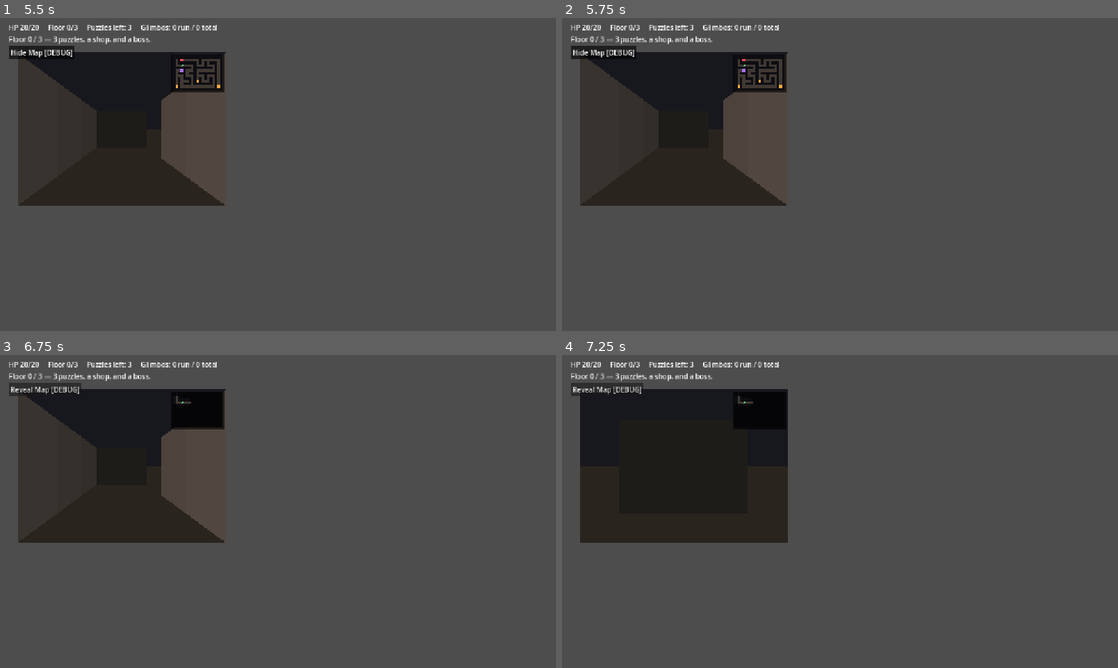
Above: before the commit, frames 1-4 (two rows, left to right).
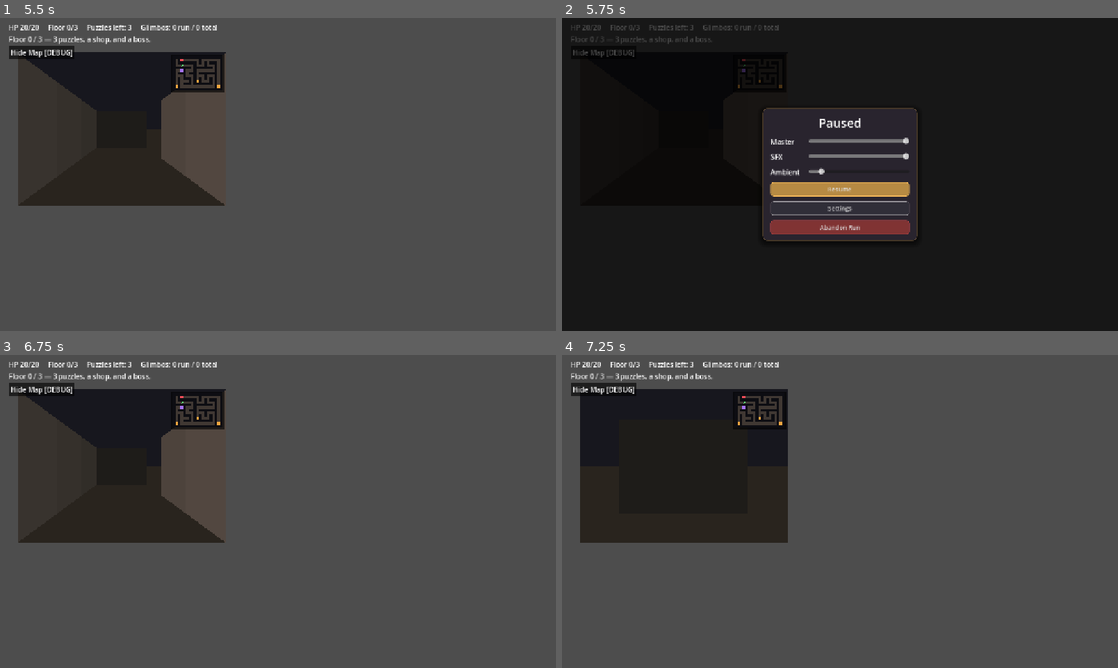
Above: after the commit, the same moments.

Repository: NickSanft/puzzle-dungeon-crawler
Game: Godot game, scene res://scenes/dungeon/run_scene.tscn
Same seed, same stepped clock (60 frames per second), same inputs: the game is played once before the commit and once after it. This scene is started directly instead of the project's main scene.
Inputs (mouse positions are in pixels of both pictures, inside the frame that each line leads up to):
- Up to frame 1 (5.5 s): click "Reveal Map [DEBUG]" at 0.5 s; click "Hide Map [DEBUG]" at 1.25 s; tap Enter at 2, 3.5, 5 s; move the mouse to (400, 158) at 2.02 s; hold D 2.03-2.78 s; tap E at 2.1, 3.05, 3.6, 4.55, 5.3 s; click (400, 158) at 2.17 s; tap Space at 2.75, 4.25 s; move the mouse to (166, 190) at 2.77 s; hold S 2.78-3.53 s; tap Q at 2.85 s; click (166, 190) at 2.92 s; move the mouse to (333, 105) at 3.52 s; hold D 3.53-4.28 s; click (333, 105) at 3.67 s; move the mouse to (250, 237) at 4.27 s; hold W 4.28-5.03 s; tap 1 at 4.35 s; click (250, 237) at 4.42 s; move the mouse to (444, 221) at 5.02 s; hold A from 5.03 s (still down); tap 9 at 5.1 s; click (444, 221) at 5.17 s
- Up to frame 2 (5.75 s): keep holding A; tap Escape at 5.65 s
- Up to frame 3 (6.75 s): release A at 5.75 s; click (278, 527) at 5.75 s, where only the run after the commit has a clickable "Resume"; tap Space at 6.5 s; move the mouse to (111, 464) at 6.52 s; hold A from 6.53 s (still down); tap 0 at 6.6 s; click (111, 464) at 6.67 s
- Up to frame 4 (7.25 s): keep holding A; tap E at 6.8 s

Frame 1 is identical in both runs. In frame 2, 94% of the frame differs, in the area x 0-100%, y 0-100%; in frame 3, 0.6%; in frame 4, 0.6%.

Commit message:
feat(ui): pause menu with volume sliders and abandon-run option

Diff:
--- a/scenes/dungeon/run_scene.gd
+++ b/scenes/dungeon/run_scene.gd
@@ -5,6 +5,7 @@
 const SudokuBoardScene := preload("res://scenes/puzzles/sudoku_board.tscn")
 const ShopScene := preload("res://scenes/ui/shop.tscn")
 const PuzzleChoiceScene := preload("res://scenes/ui/puzzle_choice.tscn")
+const PauseMenuScene := preload("res://scenes/ui/pause_menu.tscn")
 
 const FLOOR_NAMES := ["The Margin", "The Library", "The Ink Well"]
 const FLOOR_QUOTES := [
@@ -32,6 +33,8 @@
 var _puzzles_solved_on_floor: int = 0
 var _pending_reward_mult: float = 1.0
 var _resuming: bool = false
+var _paused: bool = false
+var _pause_menu: Control
 
 func _ready() -> void:
 	_dungeon = DungeonScene.instantiate()
@@ -81,6 +84,43 @@
 func _on_reveal_toggled(on: bool) -> void:
 	_dungeon.set_debug_reveal_all(on)
 	_reveal_btn.text = "Hide Map [DEBUG]" if on else "Reveal Map [DEBUG]"
+
+func _input(event: InputEvent) -> void:
+	if event is InputEventKey and event.pressed and event.keycode == KEY_ESCAPE:
+		if _paused:
+			_close_pause()
+		else:
+			_open_pause()
+		get_viewport().set_input_as_handled()
+
+func _open_pause() -> void:
+	if _paused:
+		return
+	_paused = true
+	_dungeon.set_active(false)
+	_pause_menu = PauseMenuScene.instantiate()
+	_pause_menu.resumed.connect(_close_pause)
+	_pause_menu.abandoned.connect(_abandon_run)
+	add_child(_pause_menu)
+
+func _close_pause() -> void:
+	if not _paused:
+		return
+	_paused = false
+	if _pause_menu != null and is_instance_valid(_pause_menu):
+		_pause_menu.queue_free()
+		_pause_menu = null
+	# Only re-enable dungeon if no puzzle/shop overlay is active.
+	if _current_board == null and _current_shop == null:
+		_dungeon.set_active(true)
+
+func _abandon_run() -> void:
+	_paused = false
+	if _pause_menu != null and is_instance_valid(_pause_menu):
+		_pause_menu.queue_free()
+	SaveSystem.clear_run()
+	Audio.stop_ambient()
+	get_tree().change_scene_to_file("res://scenes/ui/main.tscn")
 
 func _on_floor_started(floor_num: int, tiles: Array, triggers: Array, entrance: Vector2i) -> void:
 	_puzzles_solved_on_floor = 0
--- /dev/null
+++ b/scenes/ui/pause_menu.gd
@@ -0,0 +1,103 @@
+extends Control
+
+signal resumed
+signal abandoned
+
+func _ready() -> void:
+	var bg := ColorRect.new()
+	bg.anchor_right = 1.0
+	bg.anchor_bottom = 1.0
+	bg.color = Color(0, 0, 0, 0.7)
+	bg.mouse_filter = Control.MOUSE_FILTER_STOP
+	add_child(bg)
+
+	var center := CenterContainer.new()
+	center.anchor_right = 1.0
+	center.anchor_bottom = 1.0
+	add_child(center)
+
+	var panel := PanelContainer.new()
+	panel.add_theme_stylebox_override("panel",
+		PuzzleStyle.panel_style(PuzzleStyle.NONO_PANEL, PuzzleStyle.NONO_ACCENT))
+	center.add_child(panel)
+
+	var v := VBoxContainer.new()
+	v.add_theme_constant_override("separation", 12)
+	v.custom_minimum_size = Vector2(320, 0)
+	panel.add_child(v)
+
+	var title := Label.new()
+	title.text = "Paused"
+	title.add_theme_font_size_override("font_size", 28)
+	title.horizontal_alignment = HORIZONTAL_ALIGNMENT_CENTER
+	v.add_child(title)
+
+	_add_volume_slider(v, "Master", "_on_master_changed", _db_to_linear(AudioServer.get_bus_volume_db(0)))
+	_add_volume_slider(v, "SFX", "_on_sfx_changed", _db_to_linear(Audio._player.volume_db))
+	_add_volume_slider(v, "Ambient", "_on_ambient_changed", _db_to_linear(Audio._ambient.volume_db))
+
+	var resume_btn := Button.new()
+	resume_btn.text = "Resume"
+	PuzzleStyle.apply_button_style(resume_btn,
+		PuzzleStyle.button_style(PuzzleStyle.NONO_ACCENT.darkened(0.25), 0.18, PuzzleStyle.NONO_ACCENT))
+	resume_btn.pressed.connect(func(): resumed.emit())
+	v.add_child(resume_btn)
+
+	var settings_btn := Button.new()
+	settings_btn.text = "Settings"
+	PuzzleStyle.apply_button_style(settings_btn,
+		PuzzleStyle.button_style(PuzzleStyle.NONO_CELL_EMPTY, 0.12))
+	settings_btn.pressed.connect(_on_open_settings)
+	v.add_child(settings_btn)
+
+	var abandon_btn := Button.new()
+	abandon_btn.text = "Abandon Run"
+	PuzzleStyle.apply_button_style(abandon_btn,
+		PuzzleStyle.button_style(Color(0.5, 0.2, 0.2), 0.18, Color(0.85, 0.3, 0.3)))
+	abandon_btn.pressed.connect(func(): abandoned.emit())
+	v.add_child(abandon_btn)
+
+func _add_volume_slider(parent: Container, label_text: String, callback: String, initial: float) -> void:
+	var row := HBoxContainer.new()
+	row.add_theme_constant_override("separation", 8)
+	parent.add_child(row)
+	var lbl := Label.new()
+	lbl.text = label_text
+	lbl.custom_minimum_size = Vector2(80, 0)
+	row.add_child(lbl)
+	var slider := HSlider.new()
+	slider.min_value = 0.0
+	slider.max_value = 1.0
+	slider.step = 0.05
+	slider.value = initial
+	slider.custom_minimum_size = Vector2(180, 20)
+	slider.size_flags_horizontal = Control.SIZE_EXPAND_FILL
+	slider.value_changed.connect(Callable(self, callback))
+	row.add_child(slider)
+
+func _on_master_changed(val: float) -> void:
+	AudioServer.set_bus_volume_db(0, _linear_to_db(val))
+	SaveSystem.set_setting("vol_master", val)
+
+func _on_sfx_changed(val: float) -> void:
+	Audio._player.volume_db = _linear_to_db(val)
+	SaveSystem.set_setting("vol_sfx", val)
+
+func _on_ambient_changed(val: float) -> void:
+	Audio._ambient.volume_db = _linear_to_db(val)
+	SaveSystem.set_setting("vol_ambient", val)
+
+func _on_open_settings() -> void:
+	var menu: Control = load("res://scenes/ui/settings_menu.tscn").instantiate()
+	menu.closed.connect(func(): menu.queue_free())
+	add_child(menu)
+
+static func _linear_to_db(val: float) -> float:
+	if val <= 0.001:
+		return -80.0
+	return 20.0 * log(val) / log(10.0)
+
+static func _db_to_linear(db: float) -> float:
+	if db <= -79.0:
+		return 0.0
+	return pow(10.0, db / 20.0)
--- /dev/null
+++ b/scenes/ui/pause_menu.tscn
@@ -0,0 +1,10 @@
+[gd_scene load_steps=2 format=3 uid="uid://k4p5a6u7s8e9m"]
+
+[ext_resource type="Script" path="res://scenes/ui/pause_menu.gd" id="1_pm"]
+
+[node name="PauseMenu" type="Control"]
+layout_mode = 3
+anchors_preset = 15
+anchor_right = 1.0
+anchor_bottom = 1.0
+script = ExtResource("1_pm")
--- a/scripts/core/audio.gd
+++ b/scripts/core/audio.gd
@@ -19,6 +19,20 @@
 	_ambient = AudioStreamPlayer.new()
 	_ambient.volume_db = -16.0
 	add_child(_ambient)
+	_restore_volumes()
+
+func _restore_volumes() -> void:
+	var master: float = float(SaveSystem.setting("vol_master", 1.0))
+	var sfx: float = float(SaveSystem.setting("vol_sfx", 1.0))
+	var ambient: float = float(SaveSystem.setting("vol_ambient", 0.5))
+	AudioServer.set_bus_volume_db(0, _vol_to_db(master))
+	_player.volume_db = _vol_to_db(sfx)
+	_ambient.volume_db = _vol_to_db(ambient)
+
+static func _vol_to_db(val: float) -> float:
+	if val <= 0.001:
+		return -80.0
+	return 20.0 * log(val) / log(10.0)
 
 # --- Click / mark: pitch varies by provided "index" so successive clicks form
 # a short motif instead of monotone blips. Callers can just pass 0 if they
